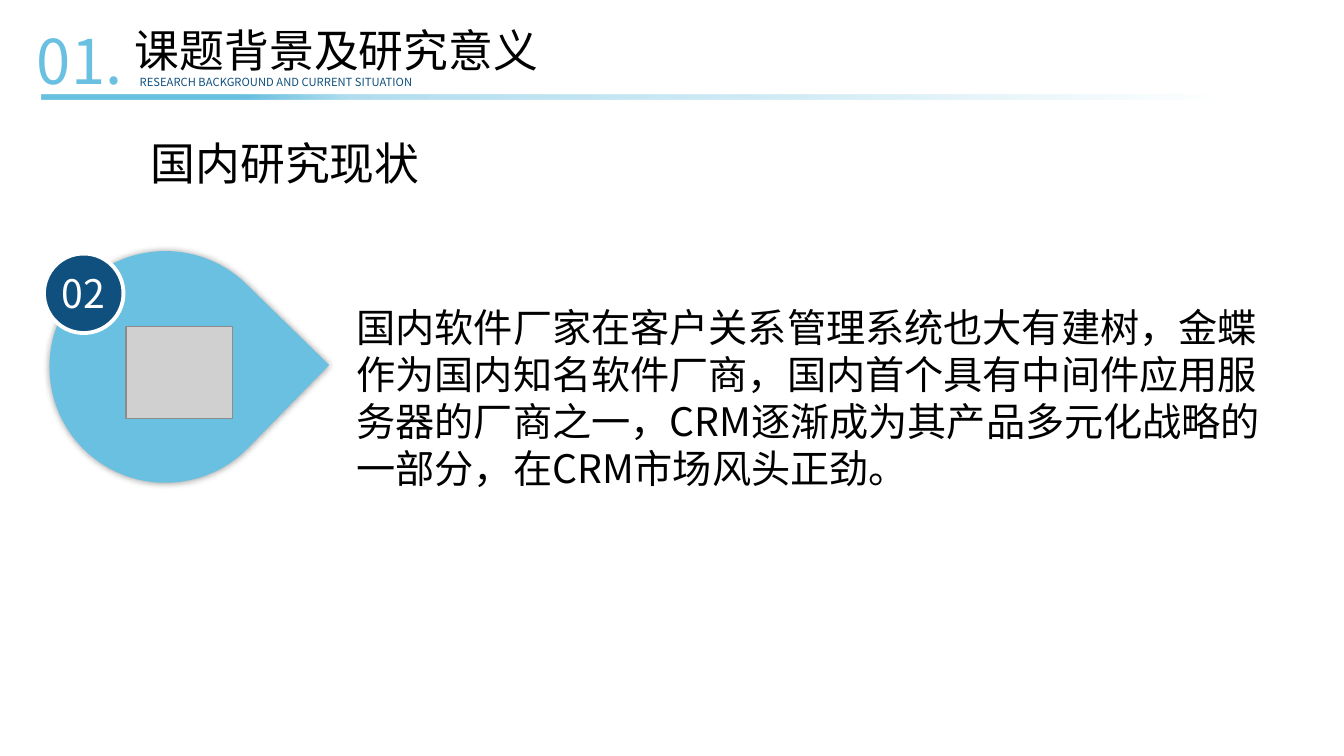
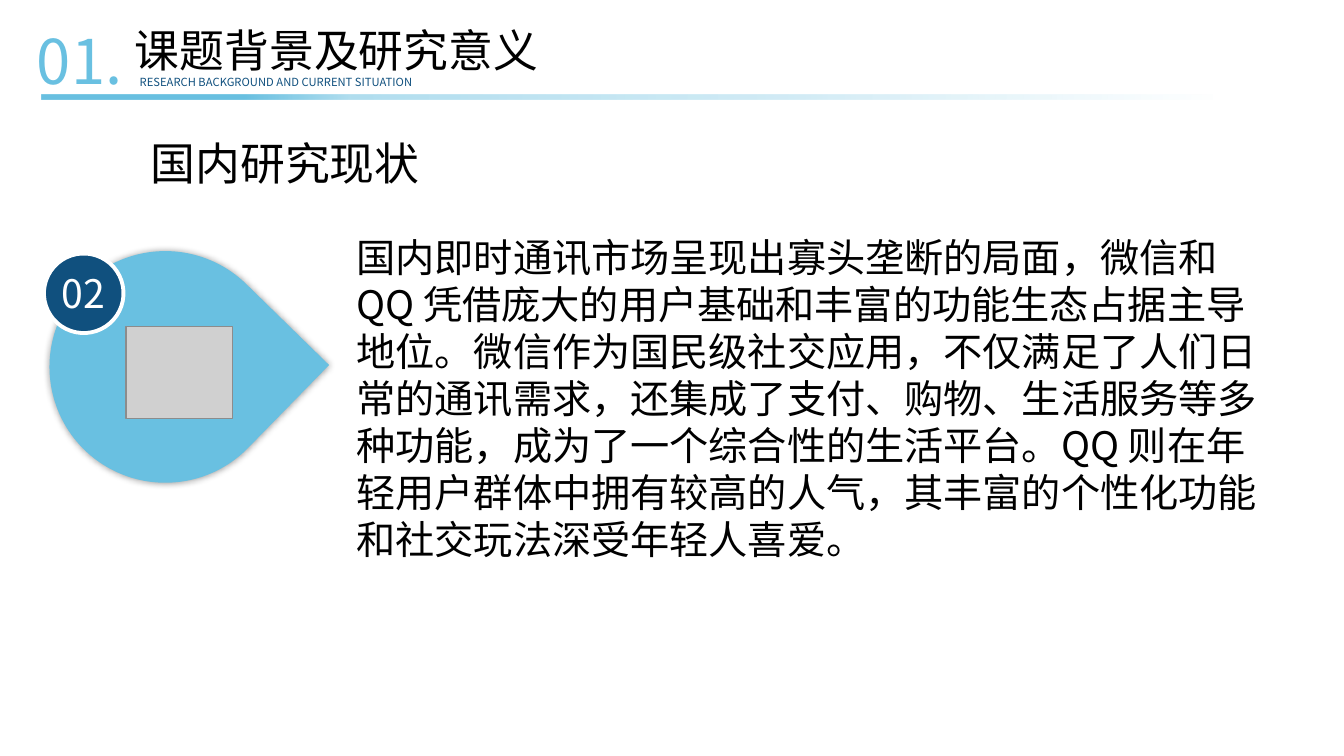
Before and after one commit to ConsoleLZ/chat-app, a slide deck: slide 6 of 毕业论文/毕业答辩(系统开发）.pptx. Drawn at 1344x756 pixels with LibreOffice and Linux fonts; fonts in the diff are those of the drawing; grey boxes stand for pictures. Boxes give left, top, right and bottom in pixels: in the first picture for what was removed or moved away, otherwise in the second. Text is boxed around its words. In the diff, an @@ line names an element or a change of style, - is before the commit and + after.

```diff
--- a/毕业论文/毕业答辩(系统开发）.pptx
+++ b/毕业论文/毕业答辩(系统开发）.pptx
@@ text in rectangle at (356, 239, 1256, 557): text changed @@
-国内软件厂家在客户关系管理系统也大有建树，金蝶作为国内知名软件厂商，国内首个具有中间件应用服务器的厂商之一，CRM逐渐成为其产品多元化战略的一部分，在CRM市场风头正劲。
+国内即时通讯市场呈现出寡头垄断的局面，微信和 QQ 凭借庞大的用户基础和丰富的功能生态占据主导地位。微信作为国民级社交应用，不仅满足了人们日常的通讯需求，还集成了支付、购物、生活服务等多种功能，成为了一个综合性的生活平台。QQ 则在年轻用户群体中拥有较高的人气，其丰富的个性化功能和社交玩法深受年轻人喜爱。
```
Also in this commit, not shown: 10 other slides changed, 3 other files.
